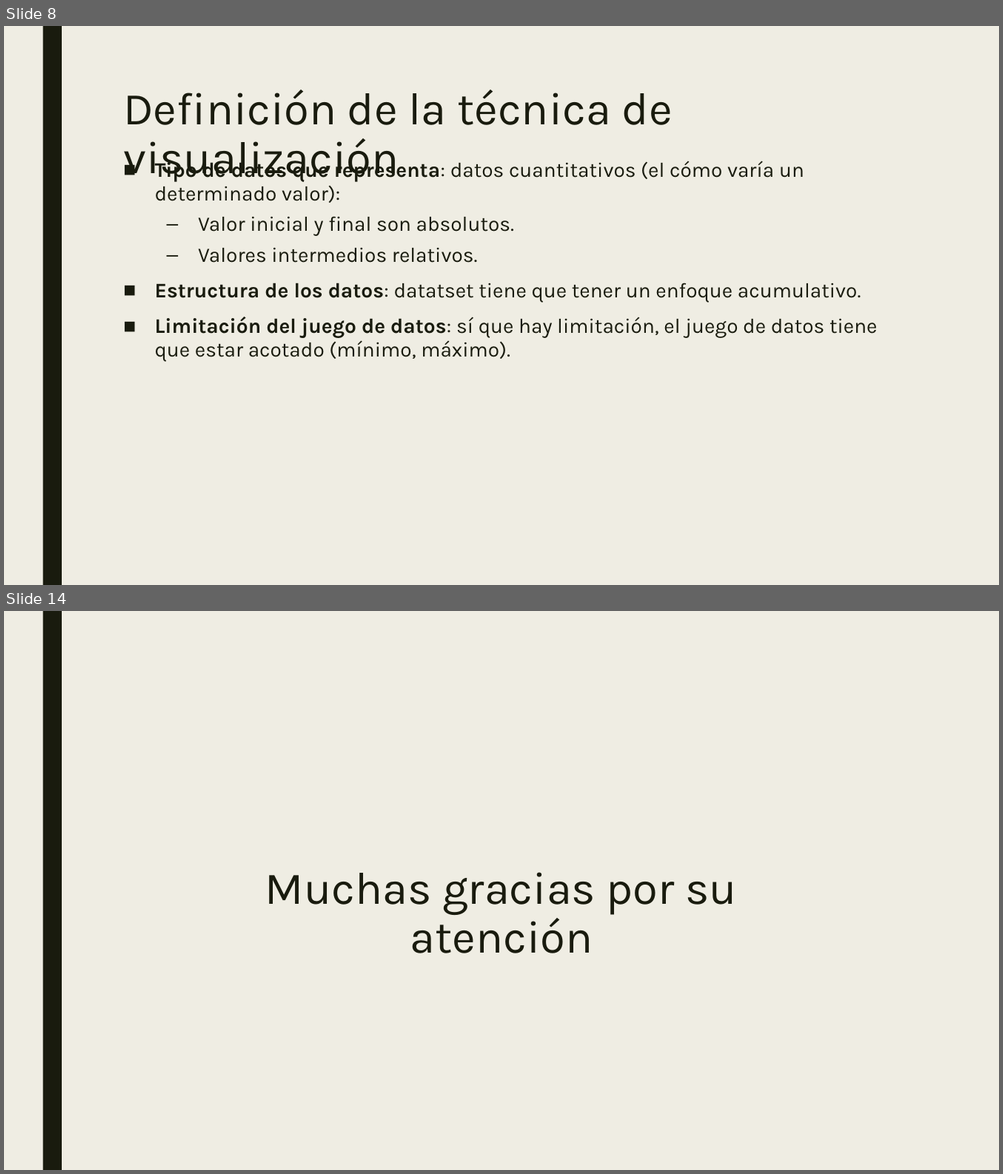
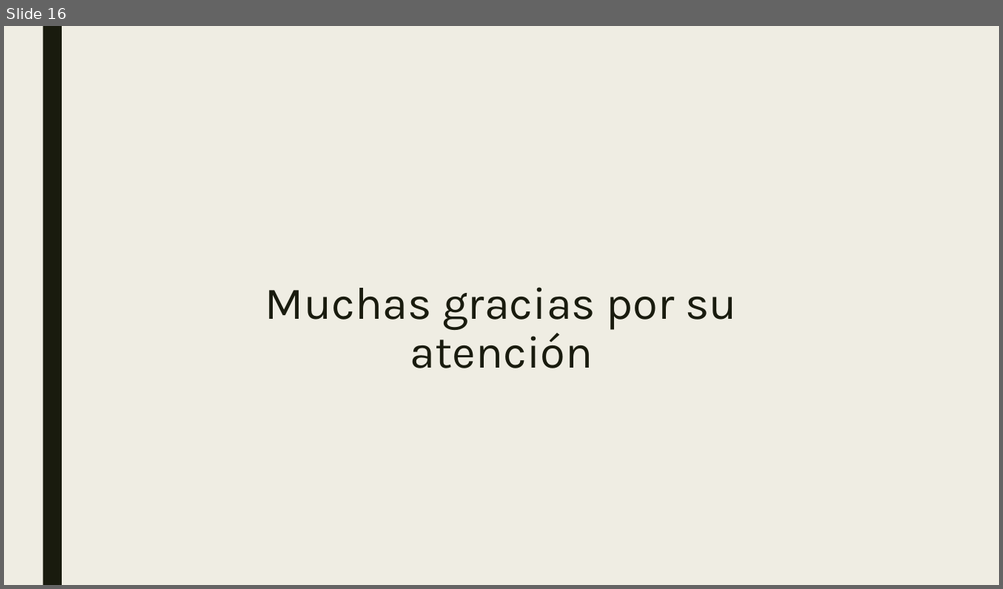
Before and after one commit to mariousm/Data-Science-Master, a slide deck: 2021-22/PrimerSemestre/Visualizacion/PEC3/Storytelling.pptx. Shown one above the other, each under a label of ours: slides 8 and 14 before the commit, slide 16 after it; the slides between them are not shown. The pictures are 1003x1174 and 1003x589 pixels, drawn with LibreOffice and Linux fonts; fonts in the diff are those of the drawing. Boxes give left, top, right and bottom in pixels: in the first picture for what was removed or moved away, otherwise in the second. Text is boxed around its words. In the diff, an @@ line names an element or a change of style, - is before the commit and + after.

Commit message:
VISUALIZACION: PEC3 - finalizada

```diff
--- a/2021-22/PrimerSemestre/Visualizacion/PEC3/Storytelling.pptx
+++ b/2021-22/PrimerSemestre/Visualizacion/PEC3/Storytelling.pptx
@@ slide 8 removed at <box>4,26,999,585</box>, background #EFEDE3; not listed: 1 template element that a slide beside it also shows @@
@@ title removed at <box>123,90,672,182</box> @@
-Definición de la técnica de visualización
@@ text removed at <box>155,158,877,362</box> @@
-■ Tipo de datos que representa: datos cuantitativos (el cómo varía un determinado valor):
-  – Valor inicial y final son absolutos.
-  – Valores intermedios relativos.
-■ Estructura de los datos: datatset tiene que tener un enfoque acumulativo.
-■ Limitación del juego de datos: sí que hay limitación, el juego de datos tiene que estar acotado (mínimo, máximo).
@@ what was slide 14 is now slide 16 @@
```
Also in this commit, not shown: 1 slide changed, 14 slides added, 11 other slides removed.
